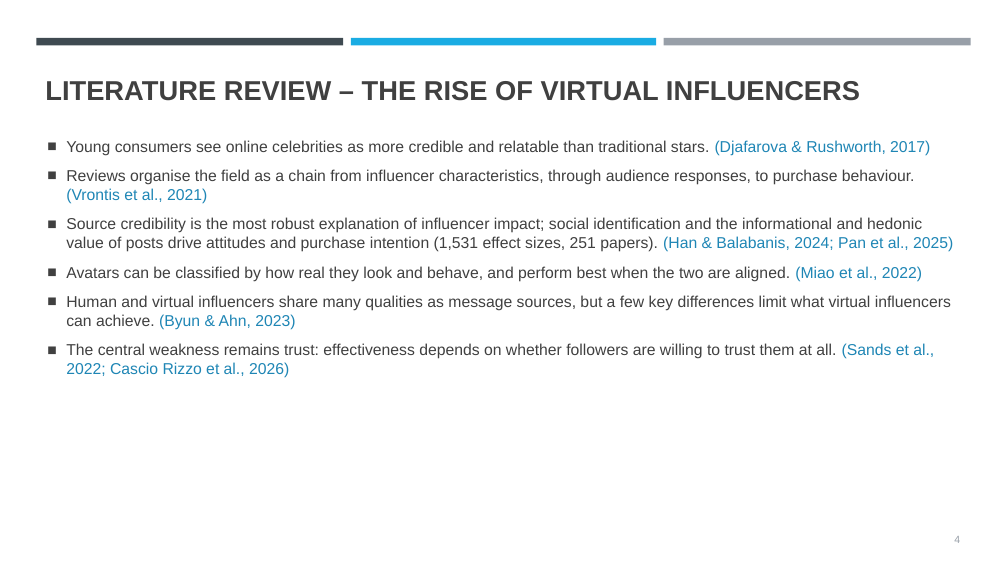
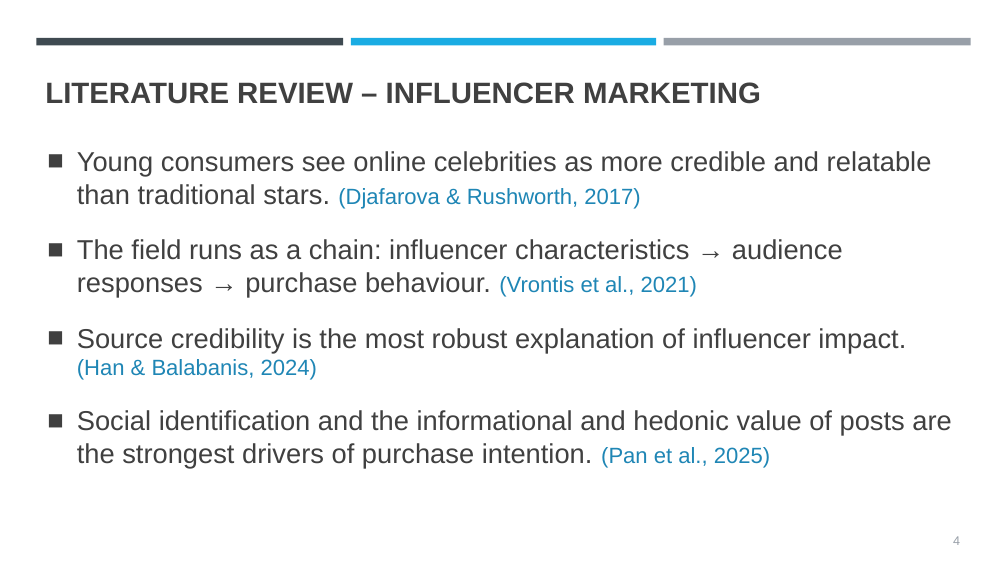
Before and after one commit to Abhiramjayan-versiert/AJ-Claude-, a slide deck: slide 4 of presentation/Virtual_Influencers_Trust_Purchase_Intention_GenZ.pptx. Drawn at 1008x567 pixels with LibreOffice and Linux fonts; fonts in the diff are those of the drawing. Boxes give left, top, right and bottom in pixels: in the first picture for what was removed or moved away, otherwise in the second. Text is boxed around its words. In the diff, an @@ line names an element or a change of style, - is before the commit and + after.

```diff
--- a/presentation/Virtual_Influencers_Trust_Purchase_Intention_GenZ.pptx
+++ b/presentation/Virtual_Influencers_Trust_Purchase_Intention_GenZ.pptx
@@ title at box(45, 82, 761, 104): text changed; size 26 to 28 pt @@
-LITERATURE REVIEW – THE RISE OF VIRTUAL INFLUENCERS
+LITERATURE REVIEW – INFLUENCER MARKETING
@@ text "Young consumers see online celebrities ...": place and size @@
-text "Young consumers see online celebrities ..." at box(66, 140, 953, 378)
+text "Young consumers see online celebrities ..." at box(77, 151, 951, 468)
@@ text at box(77, 151, 932, 209): size 15 to 26 pt in "Young consumers see online celebrities as more ..."; size 15 to 21 pt in "(Djafarova & Rushworth, 2017)"; indent changed; more space between paragraphs @@
@@ text at box(77, 239, 951, 468): text changed; size 15 to 26 pt @@
-■ Reviews organise the field as a chain from influencer characteristics, through audience responses, to purchase behaviour. (Vrontis et al., 2021)
-■ Source credibility is the most robust explanation of influencer impact; social identification and the informational and hedonic value of posts drive attitudes and purchase intention (1,531 effect sizes, 251 papers). (Han & Balabanis, 2024; Pan et al., 2025)
-■ Avatars can be classified by how real they look and behave, and perform best when the two are aligned. (Miao et al., 2022)
-■ Human and virtual influencers share many qualities as message sources, but a few key differences limit what virtual influencers can achieve. (Byun & Ahn, 2023)
-■ The central weakness remains trust: effectiveness depends on whether followers are willing to trust them at all. (Sands et al., 2022; Cascio Rizzo et al., 2026)
+■ The field runs as a chain: influencer characteristics → audience responses → purchase behaviour. (Vrontis et al., 2021)
+■ Source credibility is the most robust explanation of influencer impact. (Han & Balabanis, 2024)
+■ Social identification and the informational and hedonic value of posts are the strongest drivers of purchase intention. (Pan et al., 2025)
@@ page number at box(953, 536, 960, 545): size 10 to 12 pt @@
```
Also in this commit, not shown: 16 other slides changed, 5 slides added.
